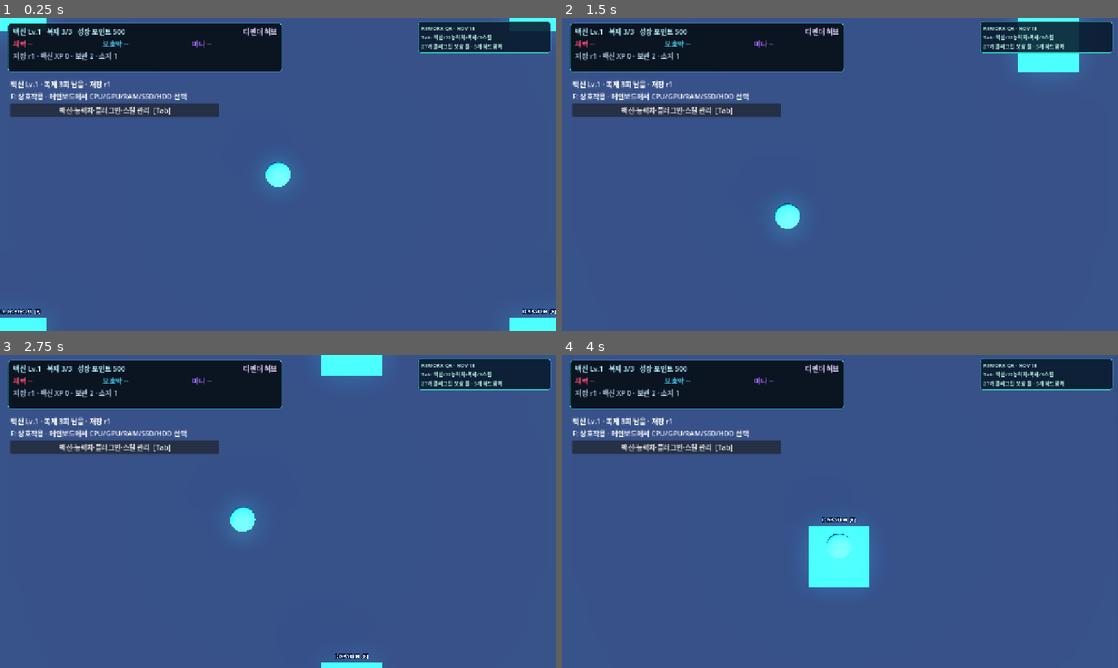
Above: before the commit, frames 1-4 (two rows, left to right).
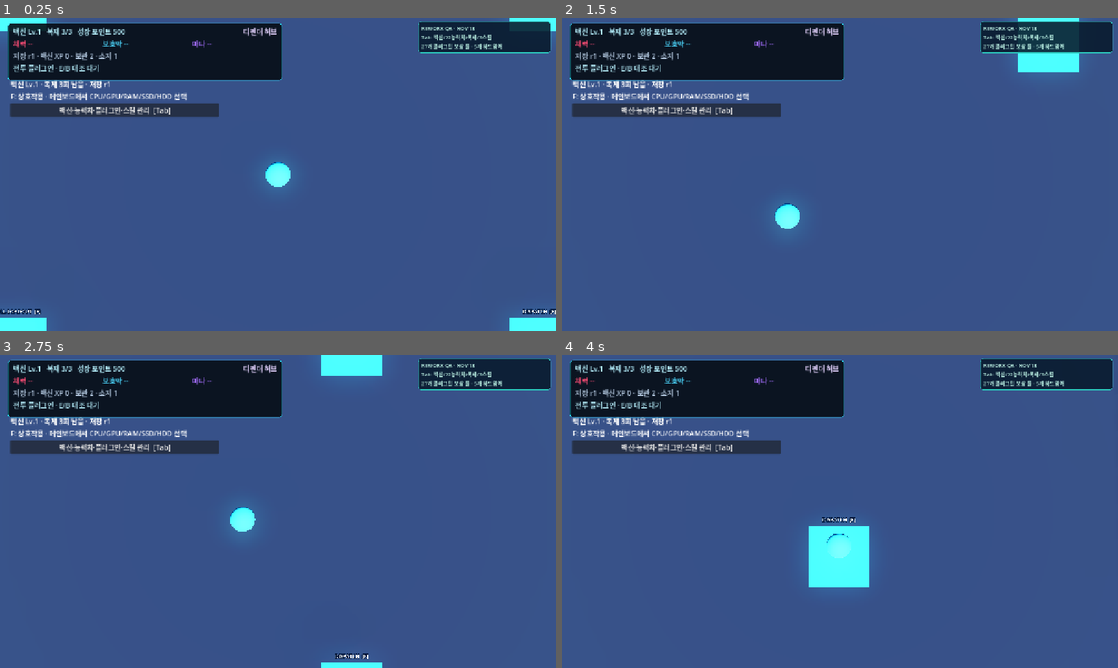
Above: after the commit, the same moments.

Repository: tharu8813/Neon-Void
Game: Godot game, scene res://scenes/rework/integration/rework_qa_boot.tscn
Two runs of this game, one before a commit and one after it. Both use one fixed random seed, a clock stepped at 60 frames per second and the inputs below. This scene is started directly instead of the project's main scene.
Inputs (mouse positions are in pixels of both pictures, inside the frame that each line leads up to):
- Up to frame 1 (0.25 s): no input
- Up to frame 2 (1.5 s): click "백신·능력치·플러그인·스킬 관리 [Tab]" at 0.5 s; click "닫기 [Tab / Esc]" at 1.25 s
- Up to frame 3 (2.75 s): tap Enter at 2 s; move the mouse to (400, 495) at 2.02 s; hold D from 2.03 s (still down); hold Q from 2.03 s (still down); tap Space at 2.27 s
- Up to frame 4 (4 s): move the mouse to (728, 527) at 2.77 s; release D at 2.78 s; release Q at 2.78 s; hold S 2.78-3.53 s; tap E at 2.85 s; tap Space at 3.02 s; move the mouse to (895, 442) at 3.52 s; hold D from 3.53 s (still down); hold R from 3.53 s (still down)

The runs differ from the first frame. In frame 1, 1.7% of the frame differs, in the area x 1-51%, y 14-21%; in frame 2, 1.7%; in frame 3, 1.7%; in frame 4, 1.7%.

Commit message:
feat(rework-s01-a): E/C read-only plugin and save diagnosis UI

Diff:
--- a/scripts/rework/ui/pilot_tactical_hud.gd
+++ b/scripts/rework/ui/pilot_tactical_hud.gd
@@ -6,6 +6,7 @@
 var vaccine_label: Label
 var mission_label: Label
 var save_label: Label
+var plugin_label: Label
 var health_label: Label
 var shield_label: Label
 var mana_label: Label
@@ -19,7 +20,7 @@
     process_mode = Node.PROCESS_MODE_ALWAYS
     mouse_filter = Control.MOUSE_FILTER_IGNORE
     position = Vector2(18, 12)
-    custom_minimum_size = Vector2(632, 112)
+    custom_minimum_size = Vector2(632, 132)
     var panel_style := StyleBoxFlat.new()
     panel_style.bg_color = Color(0.025, 0.055, 0.09, 0.91)
     panel_style.border_color = Color(0.15, 0.86, 0.95, 0.8)
@@ -59,6 +60,8 @@
     mana_meter = mp["meter"]
     save_label = _make_text("저장 확인 전 · 전투 자원 대기", Color(0.68, 0.76, 0.85))
     body.add_child(save_label)
+    plugin_label = _make_text("전투 플러그인 · E/B 대조 대기", Color(0.65, 0.85, 0.90))
+    body.add_child(plugin_label)
     render_combat_snapshot({})
     update_layout()
 
@@ -167,6 +170,19 @@
     meter.value = clampf(amount, 0.0, meter.max_value)
     label.text = "%s %d/%d" % [caption, ceili(maxf(0.0, amount)), ceili(capacity)]
 
+## Read-only projection: "deployed" means B installed it, NOT that it proc'd.
+func render_plugin_view(view: Dictionary) -> void:
+    if plugin_label == null:
+        return
+    if view.is_empty():
+        plugin_label.text = "전투 플러그인 · B 전투 대기 (보관/소지는 허브 DB 확인)"
+    elif not bool(view.get("ok", false)):
+        plugin_label.text = "플러그인 확인 필요 · E/B 불일치"
+    else:
+        plugin_label.text = "전투 등록 %d종 · 동기화 대기 %d종 · 카탈로그 %d종" % [
+            int(view.get("equipped", 0)), int(view.get("awaiting_sync", 0)),
+            int(view.get("total_catalog", 0))]
+
 func show_blocked() -> void:
     blocked = true
     mission_label.text = "안전 정지"
